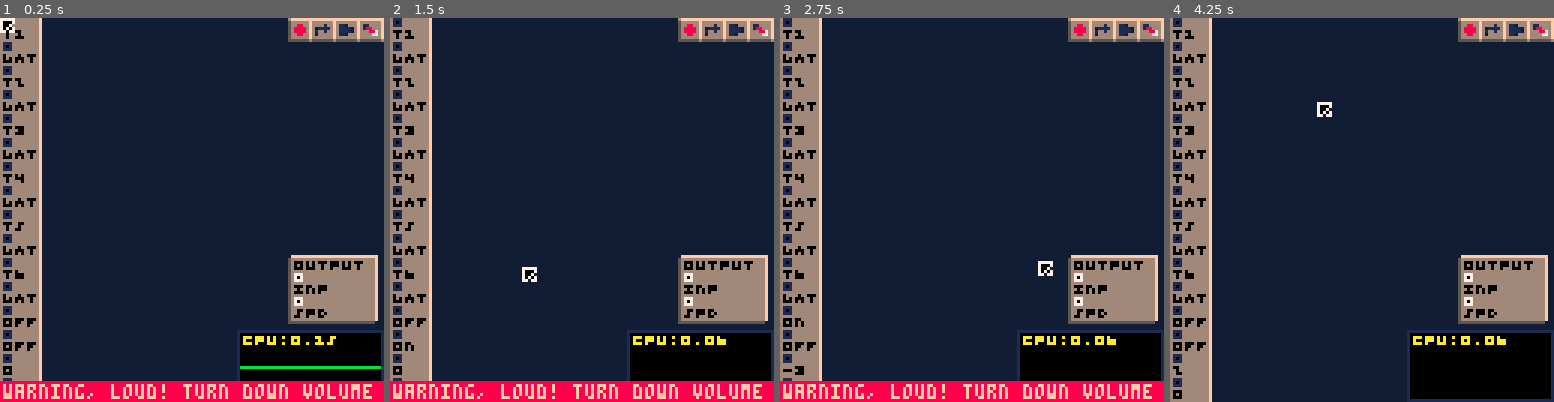
Above: before the commit, frames 1-4 (left to right).
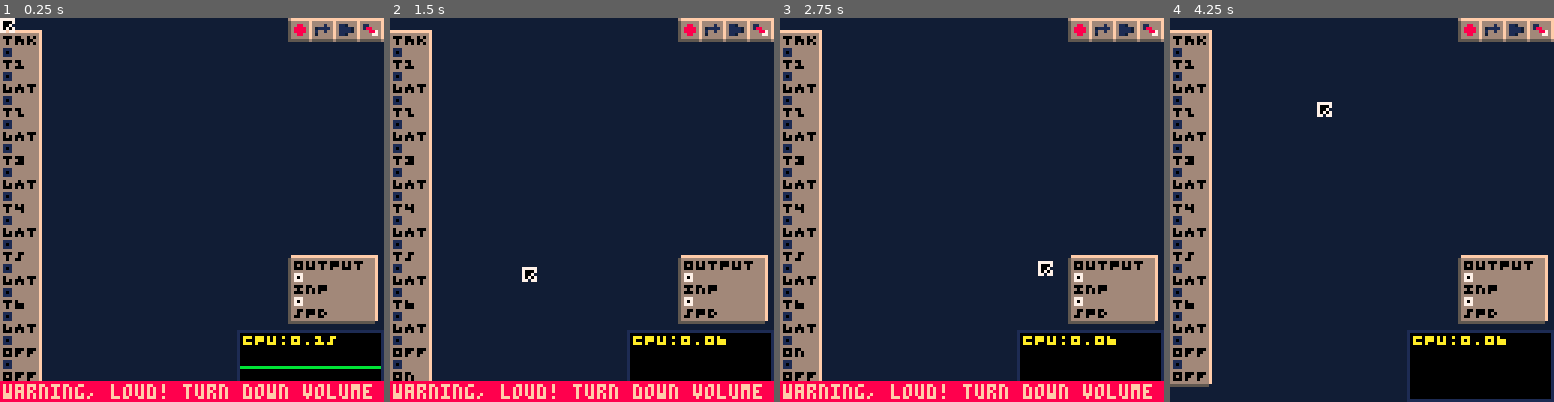
Above: after the commit, the same moments.

Repository: waporwave2/WWModular
Game: PICO-8 cartridge wwmodular.p8
Same seed, same stepped clock (60 frames per second), same inputs: the game is played once before the commit and once after it.
Inputs (mouse positions are in pixels of both pictures, inside the frame that each line leads up to):
- Up to frame 1 (0.25 s): no input
- Up to frame 2 (1.5 s): tap O (Z key) at 0.33, 0.7, 1.43 s; click (459, 121) at 0.67 s; tap X (X key) at 1.07 s; click (520, 267) at 1.22 s
- Up to frame 3 (2.75 s): click (975, 114) at 1.77 s; hold Left 1.97-2.37 s; tap X (X key) at 2.07, 2.4, 2.73 s; tap O (Z key) at 2.22 s; click (1037, 259) at 2.32 s; hold Down from 2.42 s (still down)
- Up to frame 4 (4.25 s): release Down at 2.82 s; click (1492, 106) at 2.87 s; hold Right 2.87-3.53 s; tap X (X key) every 0.33 s from 3.07 to 4.07 s; tap O (Z key) at 3.1, 3.98 s; click (1254, 256) at 3.42 s; hold Up 3.58-4.08 s; click (1315, 102) at 3.97 s; hold Right from 4.13 s (still down)

The runs differ from the first frame. In frame 1, 3.1% of the frame differs, in the area x 0-11%, y 0-95%; in frame 2, 3.2%; in frame 3, 3.2%; in frame 4, 3.8%, in the area x 0-11%, y 0-100%.

Commit message:
maths module mockup, fixed knob wire glitch I think, removed deprecated left bar values

Diff:
--- a/main.lua
+++ b/main.lua
@@ -35,6 +35,7 @@
 local rcpy=0
 local anchorx=0 --grab offset
 local anchory=0 --grab offset
+local io_override --custom module interaction
 
 -- saved references to modules
 local speaker
@@ -67,7 +68,7 @@
 
   -- font
   poke(0x5f58,0x81)
-  poke(unpack(split"0x5600,4,8,4,0,0,0,0,0,0,0,0,0,0,0,0,0,0 …(689 unchanged characters)… ,6,6,6,12,24,0,12,24,48,48,48,24,12,0,0,54,28,127,28,54,0,0,2,7,2,0,0,0,0,0,0,2,1,0,0,0,0,0,0,7 …(1966 unchanged characters)…
+  poke(unpack(split"0x5600,4,8,4,0,0,0,0,0,0,0,0,0,0,0,0,0,0 …(689 unchanged characters)… ,6,6,6,12,24,0,12,24,48,48,48,24,12,0,0,2,0,0,0,0,0,0,2,7,2,0,0,0,0,0,0,2,1,0,0,0,0,0,0,7 …(1966 unchanged characters)…
 end
 
 function _update60()
@@ -107,15 +108,6 @@
     leftbar.oname[13]=btn(❎) and "on" or "off"
     leftbar.o[14]=tonum(btn(🅾️))*2-1
     leftbar.oname[14]=btn(🅾️) and "on" or "off"
-    if btn(➡️) then leftbar.o[15]+=.01 end
-    if btn(⬅️) then leftbar.o[15]-=.01 end
-    leftbar.o[15]=mid(-1,leftbar.o[15],1)
-    leftbar.oname[15]=flr(leftbar.o[15]*10)
-
-    if btn(⬆️) then leftbar.o[16]+=.003 end
-    if btn(⬇️) then leftbar.o[16]-=.003 end
-    leftbar.o[16]=mid(-1,leftbar.o[16],1)
-    leftbar.oname[16]=flr(leftbar.o[16]*10)
   end
 
   -- fill audio buffer
@@ -191,7 +183,7 @@
       end
     else
       if rcmenu==nil then
-        if not tracker_mode then
+        if not tracker_mode and not io_override then
           moduleclick()
         else
           modulerelease()
--- a/modules.lua
+++ b/modules.lua
@@ -190,15 +190,15 @@
 function new_leftbar()
   return add(modules,{
   saveid="leftbar",
-  name="",
+  name="\-vtrk",
   ungrabable=true,
   undeletable=true,
   x=-15,
-  y=-5,
+  y=5,
   iname={},
   i={},
-  oname=split"t1,gat,t2,gat,t3,gat,t4,gat,t5,gat,t6,gat,off,off,0,0",
-  o=split"0,0,0,0,0,0,0,0,0,0,0,0,0,0,0,0",
+  oname=split"t1,gat,t2,gat,t3,gat,t4,gat,t5,gat,t6,gat,off,off",
+  o=split"0,0,0,0,0,0,0,0,0,0,0,0,0,0",
   step=function(self)
 
   end
@@ -257,10 +257,11 @@
       end
     end
     if mbtn(0) and self.knobind !=0 then
-      modulerelease()
+      io_override=true
       self.o[self.knobind]=self.knobanch+(mx-self.startp)/24
       self.o[self.knobind]=mid(-1,self.o[self.knobind],1)
     else
+      io_override=false
       self.knobind=0
     end
   end
@@ -309,7 +310,23 @@
   })
 end
 
-modmenu=split"saw,sin,square,mixer,tri,clip,lfo,adsr,delay,knobs,hold,glide"
+function new_maths()
+  return add(modules,{
+  saveid="maths",
+  name="maths",
+  iname=split"a,b",
+  i=split"0,0",
+  oname=split"a*b,a+b,frq",
+  o=split"0,0,0",
+  step=function(self)
+    self.o[1]=self.i[1]*self.i[2]
+    self.o[2]=self.i[1]+self.i[2]
+    self.o[3]=(self.i[1]+1)*(self.i[2]+1)-1
+  end
+  })
+end
+
+modmenu=split"saw,sin,square,mixer,tri,clip,lfo,adsr,delay,knobs,hold,glide,maths"
 modmenufunc={
   new_saw,
   new_sine,
@@ -323,6 +340,7 @@
   new_knobs,
   new_hold,
   new_glide,
+  new_maths,
 }
 
 -- used by the loading system
@@ -342,4 +360,5 @@
   knobs=new_knobs,
   hold=new_hold,
   glide=new_glide,
+  maths=new_maths,
 }
